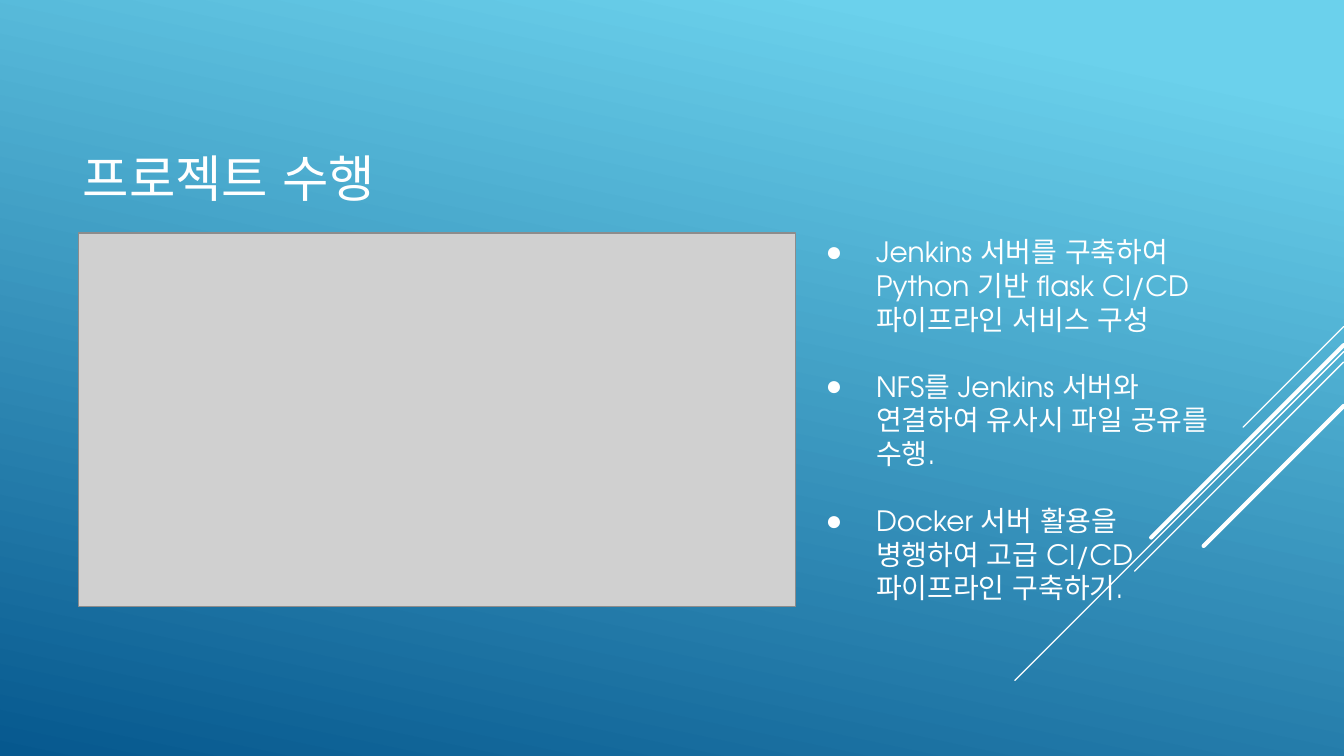
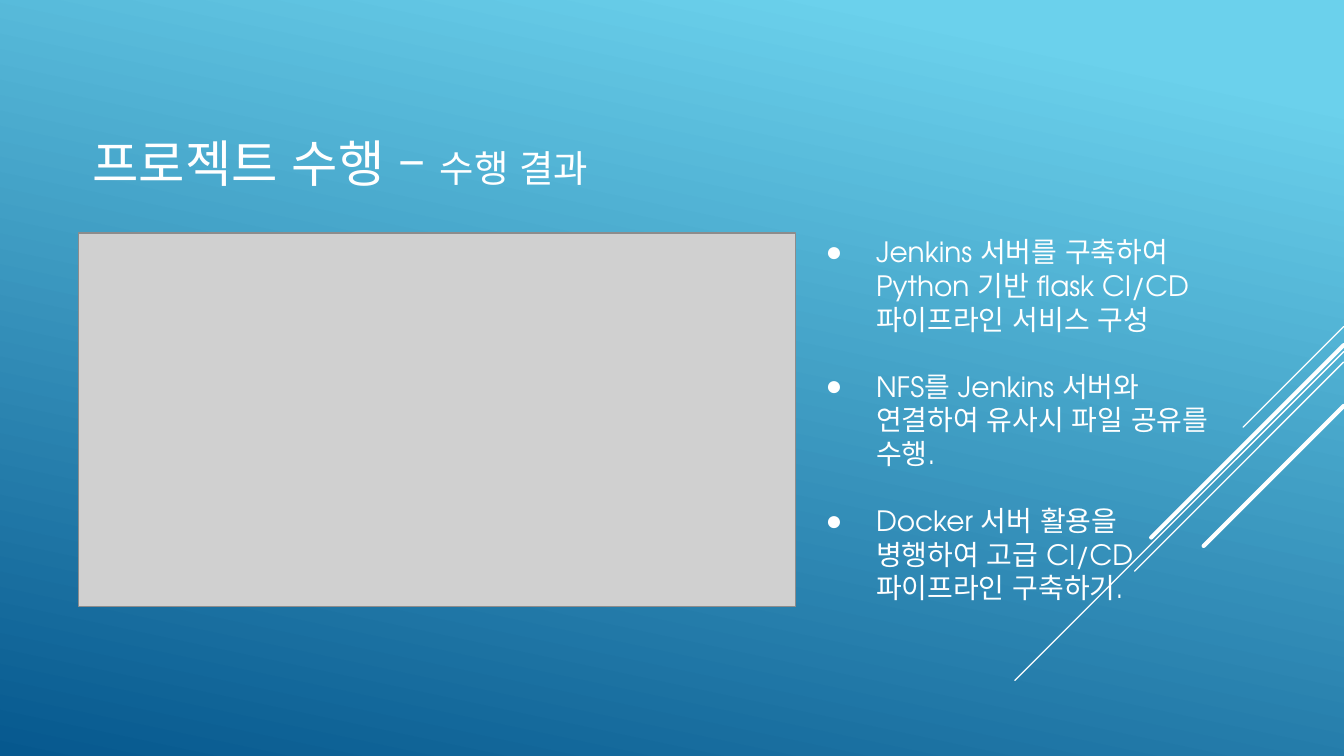
Before and after one commit to KimJeongHoon190/First_Project, a slide deck: slide 7 of 제출자료/최종 발표 프레젠테이션(김정훈).pptx (slide 6 before the commit). Drawn at 1344x756 pixels with LibreOffice and Linux fonts; fonts in the diff are those of the drawing; grey boxes stand for pictures. Boxes give left, top, right and bottom in pixels: in the first picture for what was removed or moved away, otherwise in the second. Text is boxed around its words. In the diff, an @@ line names an element or a change of style, - is before the commit and + after.

```diff
--- a/제출자료/최종 발표 프레젠테이션(김정훈).pptx
+++ b/제출자료/최종 발표 프레젠테이션(김정훈).pptx
@@ title at (x1=92, y1=140, x2=588, y2=186): text changed @@
-프로젝트 수행
+프로젝트 수행 – 수행 결과
```
Also in this commit, not shown: 5 other slides changed, 2 slides added, 2 slides removed.
